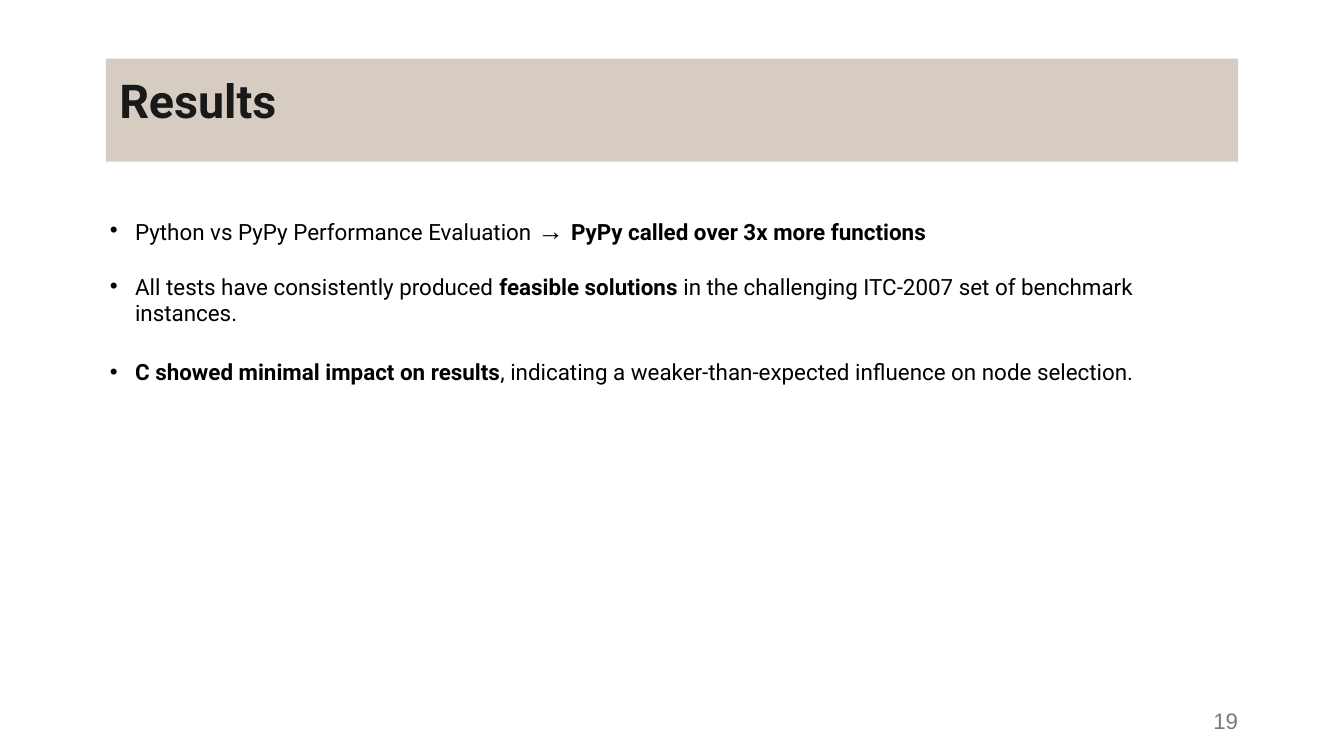
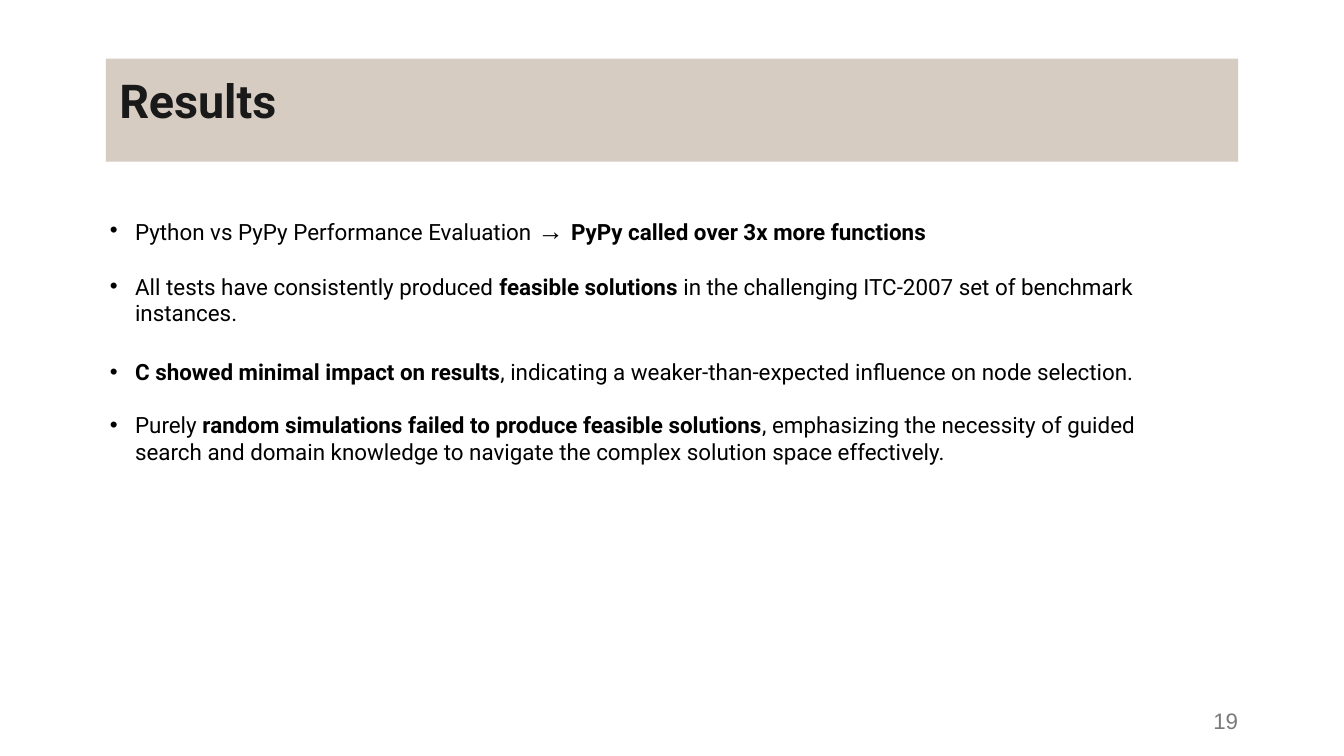
Before and after one commit to DanielaTomas/FCUP-SCHEDULE, a slide deck: slide 19 of Docs/Presentation.pptx. Drawn at 1344x756 pixels with LibreOffice and Linux fonts; fonts in the diff are those of the drawing. Boxes give left, top, right and bottom in pixels: in the first picture for what was removed or moved away, otherwise in the second. Text is boxed around its words. In the diff, an @@ line names an element or a change of style, - is before the commit and + after.

```diff
--- a/Docs/Presentation.pptx
+++ b/Docs/Presentation.pptx
@@ text at (x1=135, y1=416, x2=1134, y2=465): paragraph added @@
+• Purely random simulations failed to produce feasible solutions, emphasizing the necessity of guided search and domain knowledge to navigate the complex solution space effectively.
```
Also in this commit, not shown: 1 other slide changed, 11 other files.
